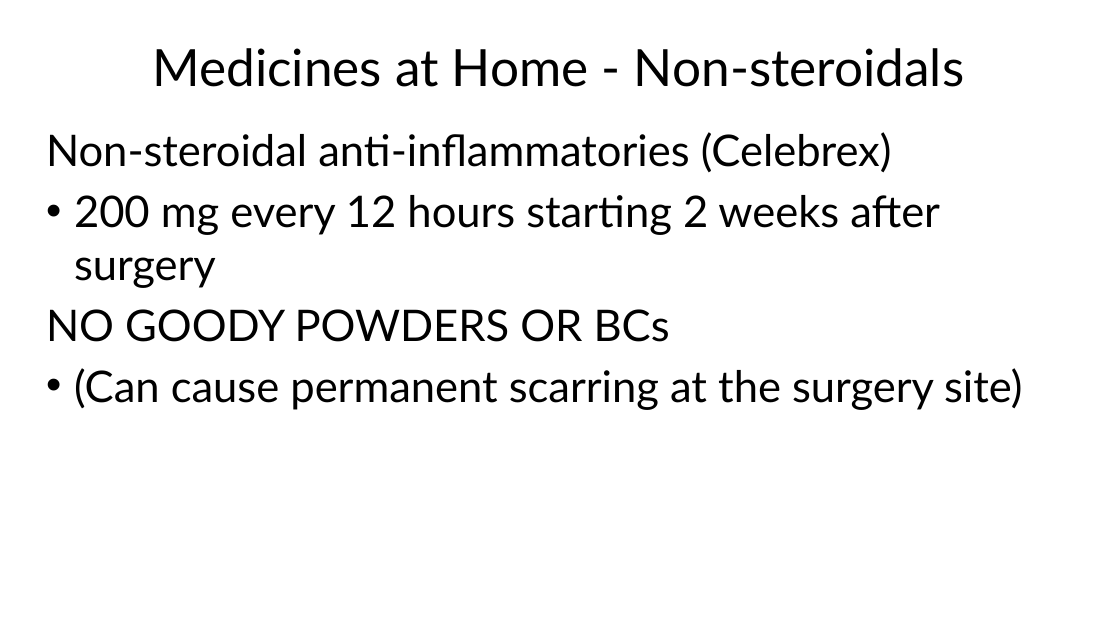
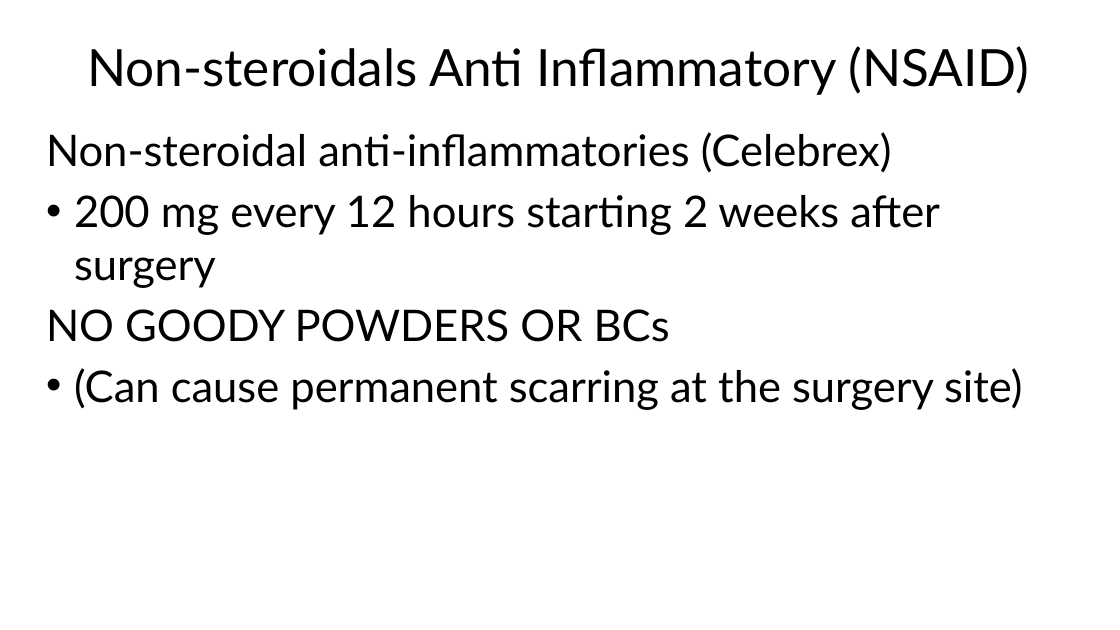
Before and after one commit to jcsalo/patient_education, a slide deck: slide 50 of lci_surgery.pptx (slide 48 before the commit). Drawn at 1120x630 pixels with LibreOffice and Linux fonts; fonts in the diff are those of the drawing. Boxes give left, top, right and bottom in pixels: in the first picture for what was removed or moved away, otherwise in the second. Text is boxed around its words. In the diff, an @@ line names an element or a change of style, - is before the commit and + after.

```diff
--- a/lci_surgery.pptx
+++ b/lci_surgery.pptx
@@ title at <box>87,46,1029,95</box>: text changed @@
-Medicines at Home - Non-steroidals
+Non-steroidals Anti Inflammatory (NSAID)
```
Also in this commit, not shown: 3 other slides changed, 3 slides added, 59 other files.
